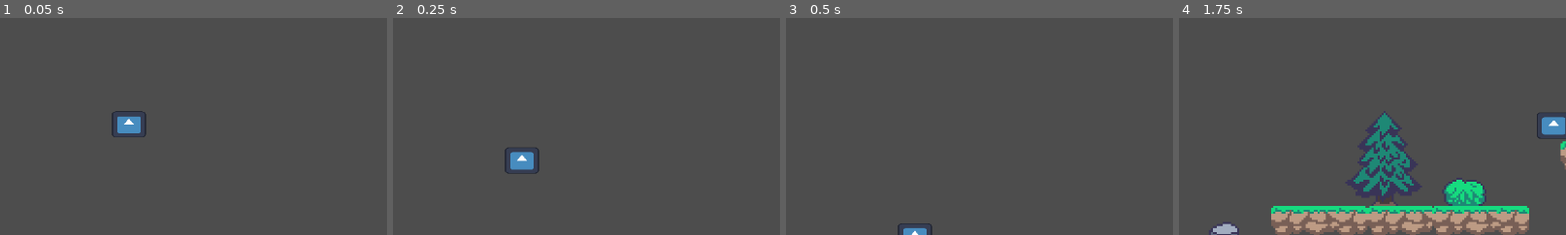
Above: before the commit, frames 1-4 (left to right).
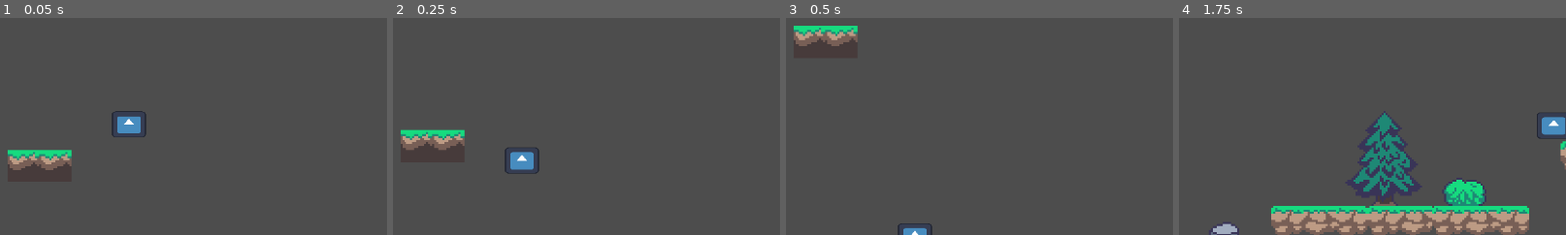
Above: after the commit, the same moments.

Repository: bouncyblock/daydream_game
Game: Godot game, scene res://scenes/main.tscn
Two runs of this game, one before a commit and one after it. Both use one fixed random seed, a clock stepped at 60 frames per second and the inputs below. The engine's default icon, where the game draws it, is replaced by a stand-in: a white triangle on a blue panel in a dark square.
Inputs:
- Up to frame 1 (0.05 s): no input
- Up to frame 2 (0.25 s): no input
- Up to frame 3 (0.5 s): no input
- Up to frame 4 (1.75 s): hold Right (ui_right) from 0.53 s (still down); tap Up (ui_up) at 0.77, 1.52 s
The pictures show only the part of the screen within x 11-61%, y 25-75%; the shares and areas given below are measured in that part.

The runs differ from the first frame. In frame 1, 1.3% of the frame differs, in the area x 2-19%, y 60-71%; in frame 2, 1.3%; in frame 3, 1.3%; in frame 4, nothing differs.

Commit message:
added death

Diff:
--- /dev/null
+++ b/scenes/killzone.gd
@@ -0,0 +1,7 @@
+extends Area2D
+
+func _on_body_entered(body: Node) -> void:
+	if body is CharacterBody2D and body.name == "player":
+		print("Resetting player...")
+		body.global_position = Vector2(0, 0)  # Replace with your spawn point
+		body.velocity = Vector2.ZERO  # Reset movement
--- a/scenes/main.tscn
+++ b/scenes/main.tscn
@@ -16,7 +16,11 @@
 [ext_resource type="Texture2D" uid="uid://calww2yofdcrk" path="res://assets/Rocky Roads/Deco/tree.png" id="11_ycdy4"]
 [ext_resource type="PackedScene" uid="uid://bvd7c4eaubb4q" path="res://scenes/animal_sacrifice.tscn" id="14_vivmo"]
 [ext_resource type="PackedScene" uid="uid://mg0xm8iyq2e1" path="res://scenes/animal.tscn" id="15_2cqfq"]
+[ext_resource type="Script" uid="uid://bws1b7d1cj8qr" path="res://scenes/killzone.gd" id="15_dp3eg"]
 [ext_resource type="AudioStream" uid="uid://dpg4gf8x4moyr" path="res://music/Family.mp3" id="17_muem4"]
+
+[sub_resource type="WorldBoundaryShape2D" id="WorldBoundaryShape2D_dp3eg"]
+distance = -6.9178543
 
 [sub_resource type="RectangleShape2D" id="RectangleShape2D_0xm2m"]
 size = Vector2(7.000122, 6)
@@ -575,15 +579,19 @@
 sources/8 = SubResource("TileSetAtlasSource_2cqfq")
 sources/9 = SubResource("TileSetAtlasSource_yaehf")
 
-[sub_resource type="WorldBoundaryShape2D" id="WorldBoundaryShape2D_efxa6"]
-normal = Vector2(0, 150)
-distance = 156.04
-
 [node name="Main" type="Node"]
 
 [node name="gameManager" type="Node" parent="."]
 unique_name_in_owner = true
 script = ExtResource("1_2cqfq")
+
+[node name="killzone" parent="." instance=ExtResource("10_4c57u")]
+position = Vector2(306, 400)
+script = ExtResource("15_dp3eg")
+
+[node name="CollisionShape2D" type="CollisionShape2D" parent="killzone"]
+position = Vector2(-7, 256)
+shape = SubResource("WorldBoundaryShape2D_dp3eg")
 
 [node name="player" type="CharacterBody2D" parent="."]
 position = Vector2(-3, 0)
@@ -609,15 +617,9 @@
 
 [node name="TileMapLayer" type="TileMapLayer" parent="."]
 position = Vector2(13, 82)
-tile_map_data = PackedByteArray("AAABABAAAQAIAAMAAAACABAAAQA …(189856 unchanged characters)… CAAAAAABxAAYACQACAAEAAABxAAcACQACAAIAAAA=")
+tile_map_data = PackedByteArray("AAABABAAAQAIAAMAAAACABAAAQA …(189856 unchanged characters)… CAAAAAABxAAYACQACAAEAAABxAAcACQACAAIAAAADAPj/AQAEAAEAAAAEAPj/AQAEAAEAAAA=")
 tile_set = SubResource("TileSet_1bvp3")
 script = ExtResource("4_1bvp3")
-
-[node name="killzone" parent="TileMapLayer" instance=ExtResource("10_4c57u")]
-position = Vector2(253, 721)
-
-[node name="kill" type="CollisionShape2D" parent="TileMapLayer/killzone"]
-shape = SubResource("WorldBoundaryShape2D_efxa6")
 
 [node name="animalSacrifice" parent="TileMapLayer" instance=ExtResource("14_vivmo")]
 position = Vector2(576, 275)
@@ -628,3 +630,5 @@
 [node name="background_music" type="AudioStreamPlayer" parent="."]
 stream = ExtResource("17_muem4")
 autoplay = true
+
+[connection signal="body_entered" from="killzone" to="killzone" method="_on_body_entered"]
Not shown, added: scenes/killzone.gd.uid
Not shown: 1 places in scenes/main.tscn that only renumber resources
